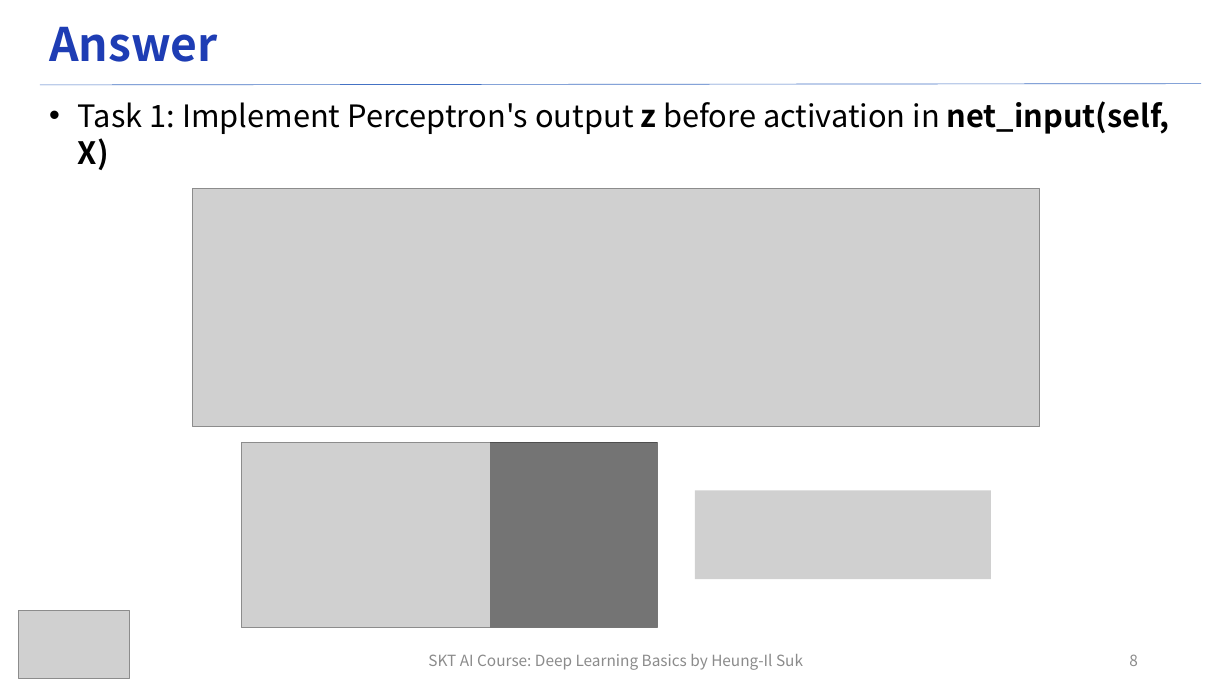
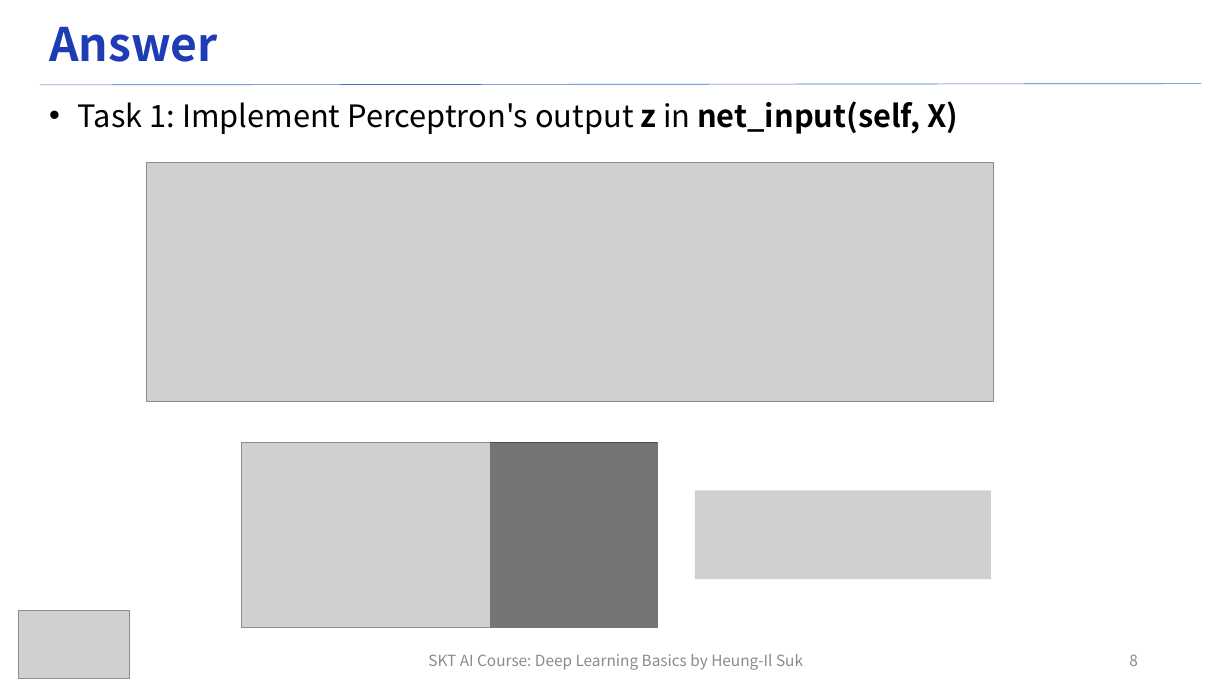
Before and after one commit to ku-milab/DeepLearningTutorial, a slide deck: slide 8 of lecture_slides/Practice/Practice#1_SKT_Deep_Learning_Lecture_Practice.pptx. Drawn at 1232x693 pixels with LibreOffice and Linux fonts; fonts in the diff are those of the drawing; grey boxes stand for pictures. Boxes give left, top, right and bottom in pixels: in the first picture for what was removed or moved away, otherwise in the second. Text is boxed around its words. In the diff, an @@ line names an element or a change of style, - is before the commit and + after.

```diff
--- a/lecture_slides/Practice/Practice#1_SKT_Deep_Learning_Lecture_Practice.pptx
+++ b/lecture_slides/Practice/Practice#1_SKT_Deep_Learning_Lecture_Practice.pptx
@@ text at [78, 101, 958, 134]: text changed @@
-• Task 1: Implement Perceptron's output z before activation in net_input(self, X)
+• Task 1: Implement Perceptron's output z in net_input(self, X)
@@ picture: place and size @@
-picture at [192, 189, 1040, 427]
+picture at [146, 163, 994, 401]
```
Also in this commit, not shown: 9 other slides changed, 9 slides added, 4 other files.
